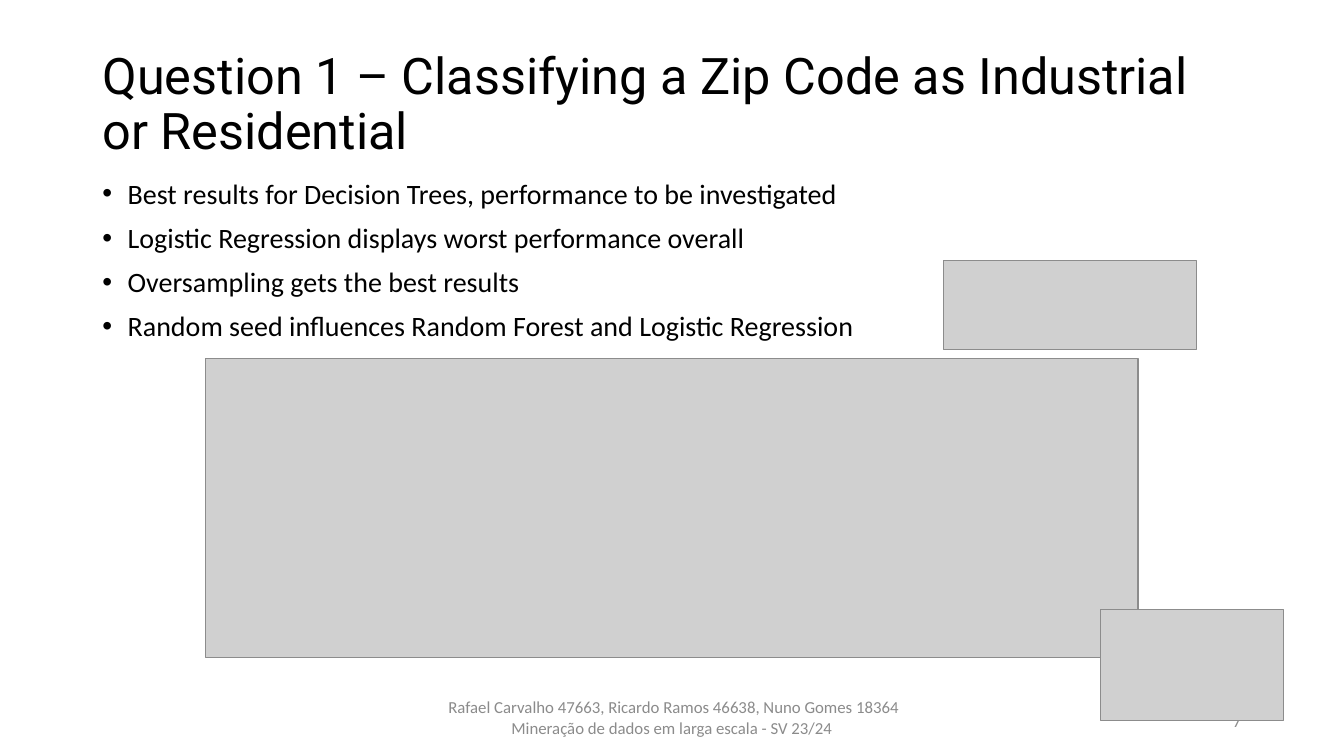
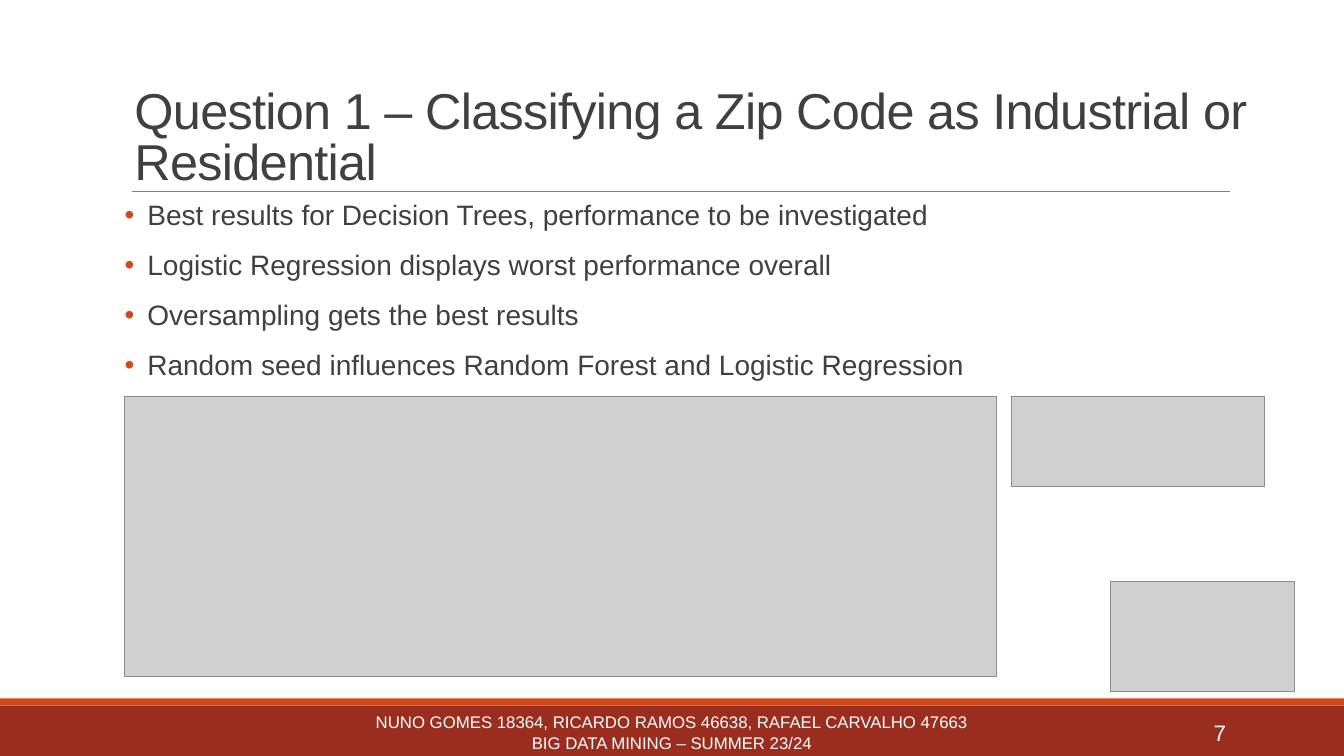
Before and after one commit to rcarvalho16/MDLE-23-24, a slide deck: slide 7 of Trabalho_Pratico/Powerpoint_vRafael.pptx. Drawn at 1344x756 pixels with LibreOffice and Linux fonts; fonts in the diff are those of the drawing; grey boxes stand for pictures. Boxes give left, top, right and bottom in pixels: in the first picture for what was removed or moved away, otherwise in the second. Text is boxed around its words. In the diff, an @@ line names an element or a change of style, - is before the commit and + after.

```diff
--- a/Trabalho_Pratico/Powerpoint_vRafael.pptx
+++ b/Trabalho_Pratico/Powerpoint_vRafael.pptx
@@ title "Question 1 – Classifying a ...": place and size @@
-title "Question 1 – Classifying a ..." at bbox=[102, 55, 1188, 150]
+title "Question 1 – Classifying a ..." at bbox=[134, 92, 1247, 181]
@@ title "Question 1 – Classifying a ..." at bbox=[134, 92, 1247, 181]: font Roboto to Arial, text colour #000000 to #404040, letter spacing 0 to -0.5 pt; line spacing 0.9 to 0.85; vertical alignment middle to bottom @@
@@ text "Best results for Decision Trees, ...": place and size @@
-text "Best results for Decision Trees, ..." at bbox=[128, 184, 853, 341]
+text "Best results for Decision Trees, ..." at bbox=[147, 204, 964, 380]
@@ text "Best results for Decision Trees, ..." at bbox=[147, 204, 964, 380]: font Calibri to Arial, text colour #000000 to #404040; indent changed; more space between paragraphs @@
@@ line added from (132, 192) to (1231, 192), #808080 0.5 pt @@
@@ picture: place and size @@
-picture at bbox=[206, 359, 1138, 657]
+picture at bbox=[124, 397, 996, 677]
@@ picture: place and size @@
-picture at bbox=[944, 260, 1197, 350]
+picture at bbox=[1011, 397, 1264, 487]
@@ picture: place and size @@
-picture at bbox=[1101, 610, 1285, 720]
+picture at bbox=[1111, 582, 1295, 692]
@@ rectangle added at bbox=[0, 706, 1344, 756], fill #9B2D1F @@
@@ rectangle added at bbox=[0, 699, 1344, 706], fill #D34817 @@
@@ text at bbox=[376, 716, 968, 749]: text changed; font Calibri to Arial; text colour #8C8C8C to #FFFFFF @@
-Rafael Carvalho 47663, Ricardo Ramos 46638, Nuno Gomes 18364 Mineração de dados em larga escala - SV 23/24
+NUNO GOMES 18364, RICARDO RAMOS 46638, RAFAEL CARVALHO 47663
+BIG DATA MINING – SUMMER 23/24
@@ page number: place and size @@
-page number at bbox=[1233, 714, 1241, 727]
+page number at bbox=[1214, 725, 1226, 741]
@@ page number at bbox=[1214, 725, 1226, 741]: size 12 to 16 pt, font Calibri to Arial, text colour #8C8C8C to #FFFFFF @@
```
Also in this commit, not shown: 8 other slides changed.
